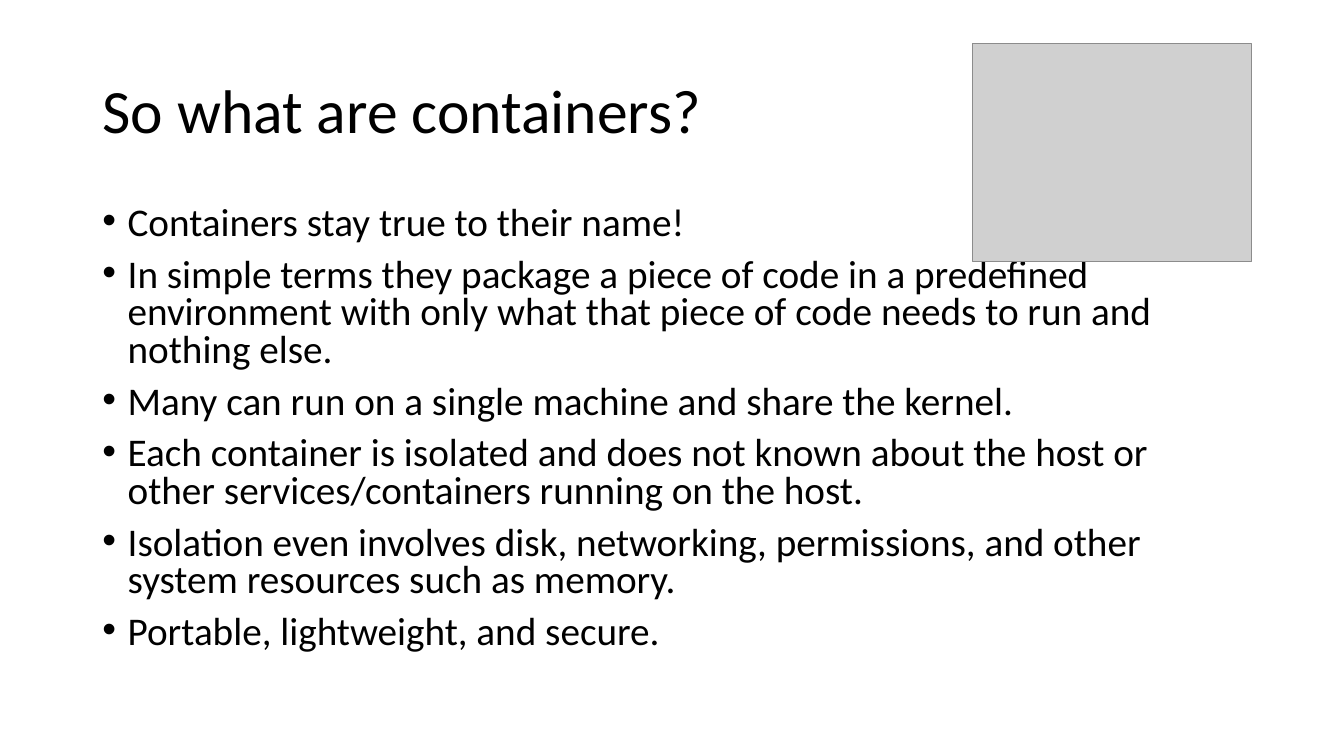
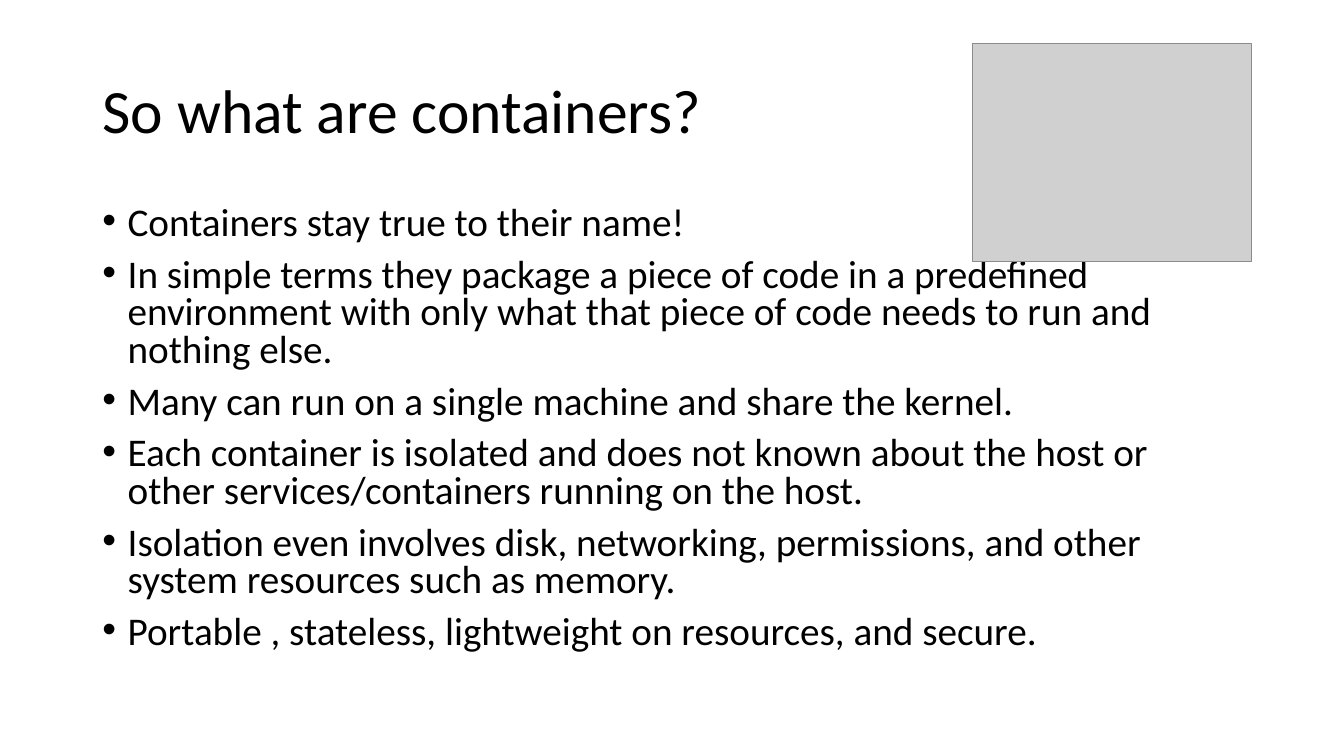
Before and after one commit to agsimeonov/docker-intro-presentation, a slide deck: slide 8 of docker-intro-presentation.pptx. Drawn at 1344x756 pixels with LibreOffice and Linux fonts; fonts in the diff are those of the drawing; grey boxes stand for pictures. Boxes give left, top, right and bottom in pixels: in the first picture for what was removed or moved away, otherwise in the second. Text is boxed around its words. In the diff, an @@ line names an element or a change of style, - is before the commit and + after.

```diff
--- a/docker-intro-presentation.pptx
+++ b/docker-intro-presentation.pptx
@@ text at [128, 617, 1036, 652]: text changed @@
-• Portable, lightweight, and secure.
+• Portable , stateless, lightweight on resources, and secure.
```
Also in this commit, not shown: 3 other slides changed, 3 other files.
